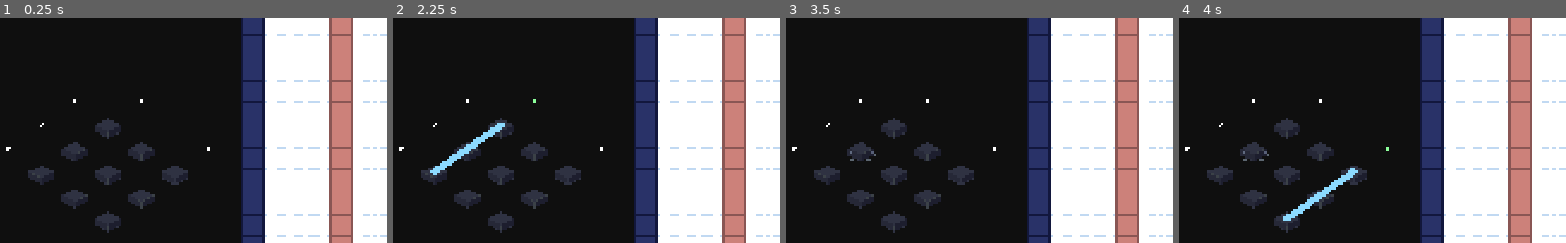
Above: before the commit, frames 1-4 (left to right).
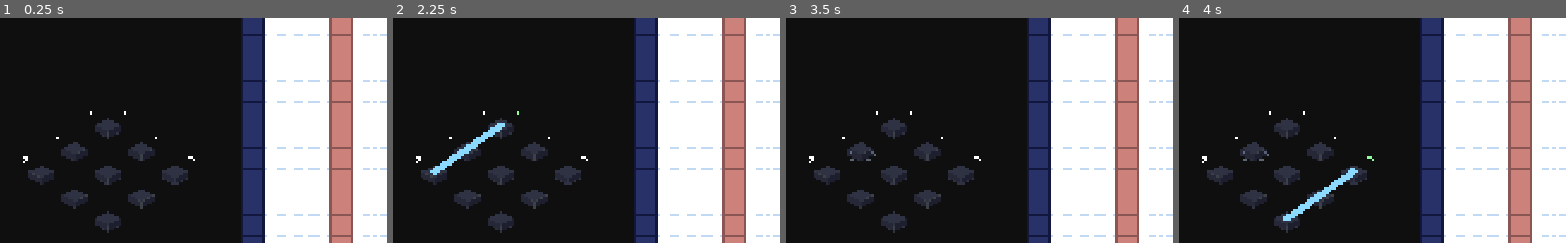
Above: after the commit, the same moments.

Repository: ClemiDouce/halloween-game-jam-2026
Game: Godot game, scene res://scenes/world.tscn
The game is run twice, just before and just after one commit, with the same random seed, the same clock (stepped at 60 frames per second) and the same inputs.
Inputs:
- Up to frame 1 (0.25 s): no input
- Up to frame 2 (2.25 s): tap Enter at 0.5, 2 s; hold Up (ui_up) 0.53-1.28 s; tap D (destroy_building) at 0.6 s; tap Space at 1.25 s; hold Down (ui_down) 1.28-2.03 s; tap Tab (next_path) at 1.35 s; hold Up (ui_up) from 2.03 s (still down); tap 1 (select_slot_1) at 2.1 s
- Up to frame 3 (3.5 s): keep holding Up (ui_up); tap Space at 2.75 s; tap 2 (select_slot_2) at 2.85 s
- Up to frame 4 (4 s): tap Enter at 3.5 s; release Up (ui_up) at 3.53 s; hold Down (ui_down) from 3.53 s (still down); tap 3 (select_slot_3) at 3.6 s
The pictures show only the part of the screen within x 0-50%, y 26-76%; the shares and areas given below are measured in that part.

The runs differ from the first frame. In frame 1, 0.1% of the frame differs, in the area x 1-55%, y 36-65%; in frame 2, 0.1%; in frame 3, 0.1%; in frame 4, 0.1%.

Commit message:
better offset

Diff:
--- a/scripts/base_building/base_visualizer.gd
+++ b/scripts/base_building/base_visualizer.gd
@@ -86,7 +86,7 @@
 		sprite.texture = empty_building_slot_texture
 
 
-func _get_world_from_grid(grid_x: int, grid_y: int, padding: Vector2) -> Vector2:
+func _get_world_from_grid(grid_x: float, grid_y: float, padding: Vector2) -> Vector2:
 	var iso_x: float = (grid_x - grid_y) * (BUILDING_TILE_WIDTH * 0.5 + padding.x)
 	var iso_y: float = (grid_x + grid_y) * (BUILDING_TILE_HEIGHT * 0.5 + padding.y)
 	return Vector2(iso_x, iso_y)
@@ -101,13 +101,13 @@
 		var x_sprite := Sprite2D.new()
 		x_sprite.name = "XLabel%d" % i
 		x_sprite.texture = axis_label_textures[i]
-		x_sprite.position = (_get_world_from_grid(i, -1, building_padding) + _origin)
+		x_sprite.position = (_get_world_from_grid(i, -0.5, building_padding) + _origin)
 		slot_holder.add_child(x_sprite)
 		_x_axis_sprites.append(x_sprite)
 
 		var y_sprite := Sprite2D.new()
 		y_sprite.name = "YLabel%d" % i
 		y_sprite.texture = axis_label_textures[i]
-		y_sprite.position = (_get_world_from_grid(-1, i, building_padding) + _origin)
+		y_sprite.position = (_get_world_from_grid(-0.5, i, building_padding) + _origin)
 		slot_holder.add_child(y_sprite)
 		_y_axis_sprites.append(y_sprite)
